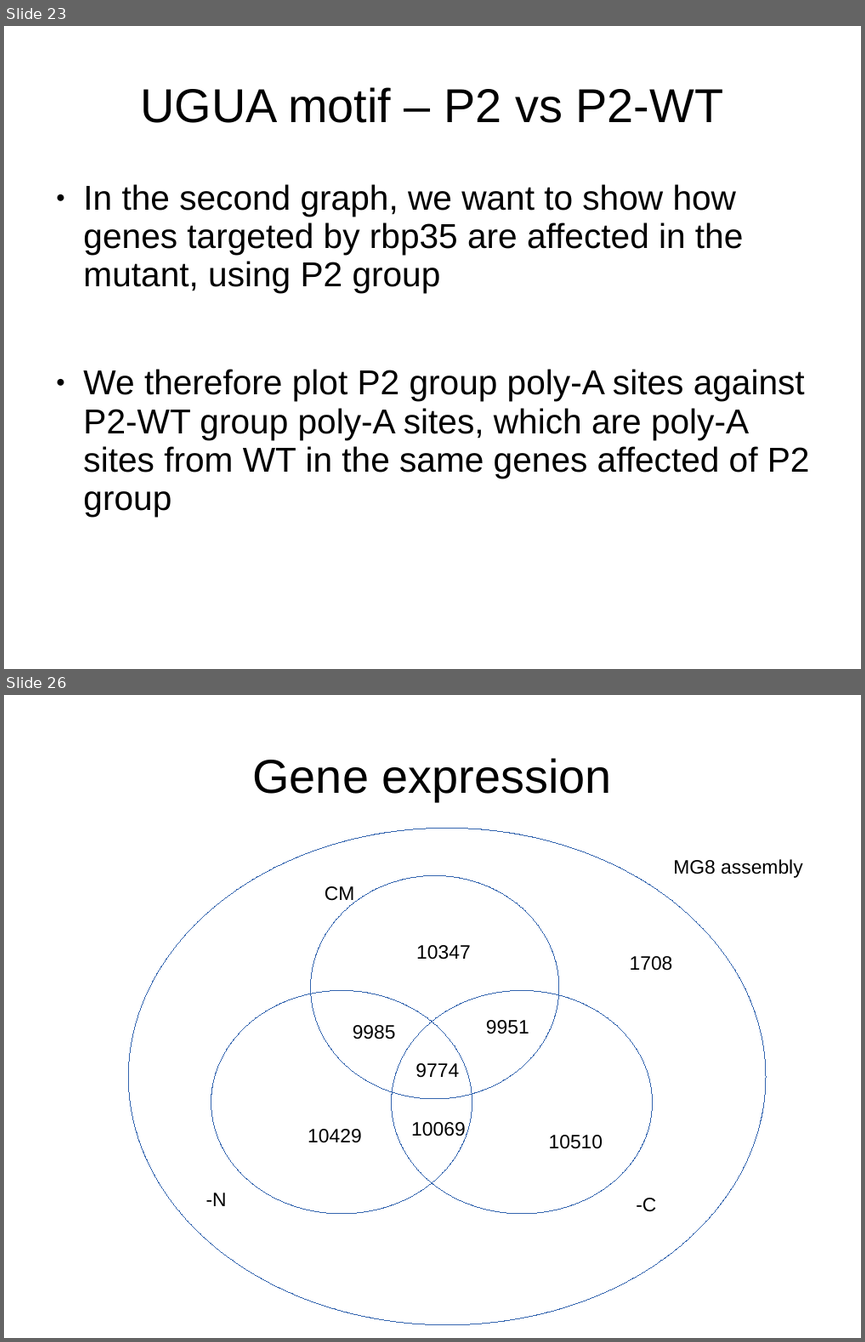
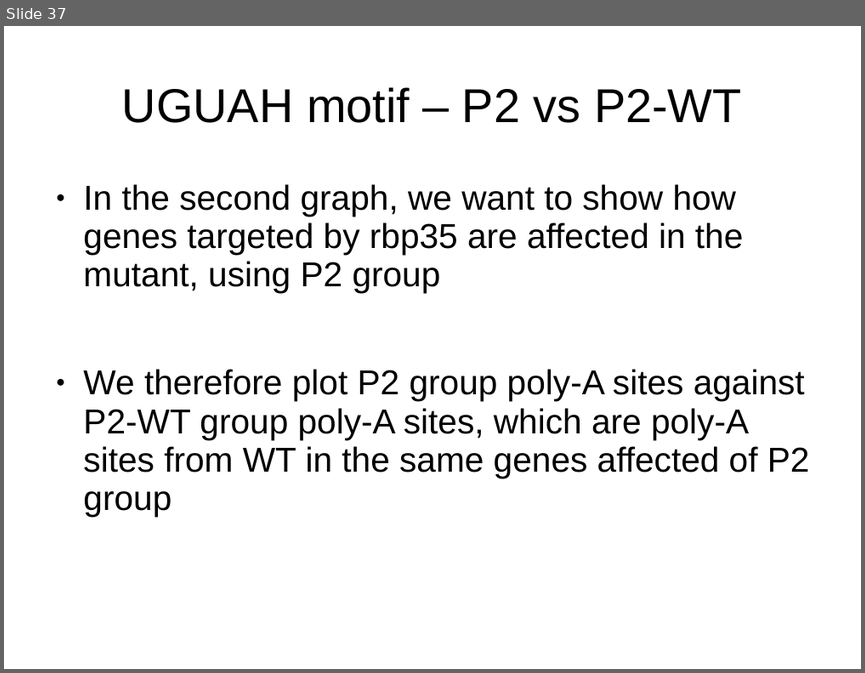
Before and after one commit to wilkinsonlab/m-oryzae-polya, a slide deck: oryzae_data.odp. Shown one above the other, each under a label of ours: slides 23 and 26 before the commit, slide 37 after it; the slides between them are not shown. The pictures are 865x1342 and 865x673 pixels, drawn with LibreOffice and Linux fonts; fonts in the diff are those of the drawing. Boxes give left, top, right and bottom in pixels: in the first picture for what was removed or moved away, otherwise in the second. Text is boxed around its words. In the diff, an @@ line names an element or a change of style, - is before the commit and + after.

```diff
--- a/oryzae_data.odp
+++ b/oryzae_data.odp
@@ slide 26 removed at (4,695,861,1338), background #FFFFFF @@
@@ title removed at (253,758,612,801) @@
-Gene expression
@@ ellipse removed at (128,828,766,1325) @@
@@ text removed at (673,859,803,878) @@
-MG8 assembly
@@ ellipse removed at (310,875,559,1099) @@
@@ text removed at (324,886,355,905) @@
-CM
@@ text removed at (416,945,471,959) @@
-10347
@@ text removed at (630,956,673,970) @@
-1708
@@ ellipse removed at (211,991,473,1213) @@
@@ ellipse removed at (392,991,653,1213) @@
@@ text removed at (352,1025,396,1039) @@
-9985
@@ text removed at (486,1020,529,1034) @@
-9951
@@ text removed at (415,1063,459,1077) @@
-9774
@@ text removed at (411,1122,466,1140) @@
-10069
@@ text removed at (307,1129,362,1143) @@
-10429
@@ text removed at (549,1134,603,1149) @@
-10510
@@ text removed at (206,1192,227,1206) @@
--N
@@ text removed at (636,1197,656,1212) @@
--C
@@ what was slide 23 is now slide 37 @@
@@ slide 37 changed as well @@
@@ text at (122,87,742,123): text changed @@
-UGUA motif – P2 vs P2-WT
+UGUAH motif – P2 vs P2-WT
```
Also in this commit, not shown: 14 other slides changed, 11 slides added, 2 other files.
